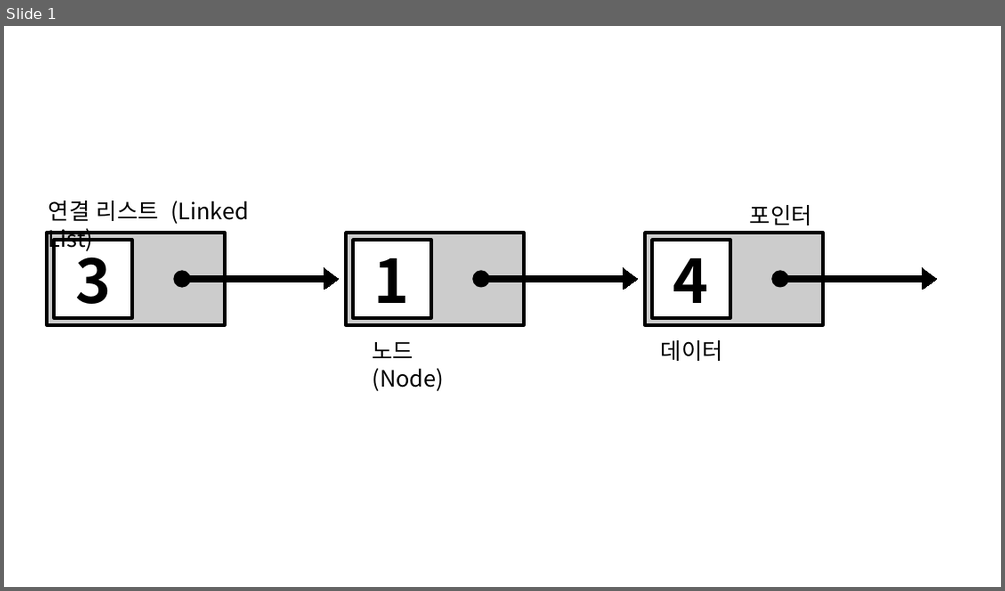
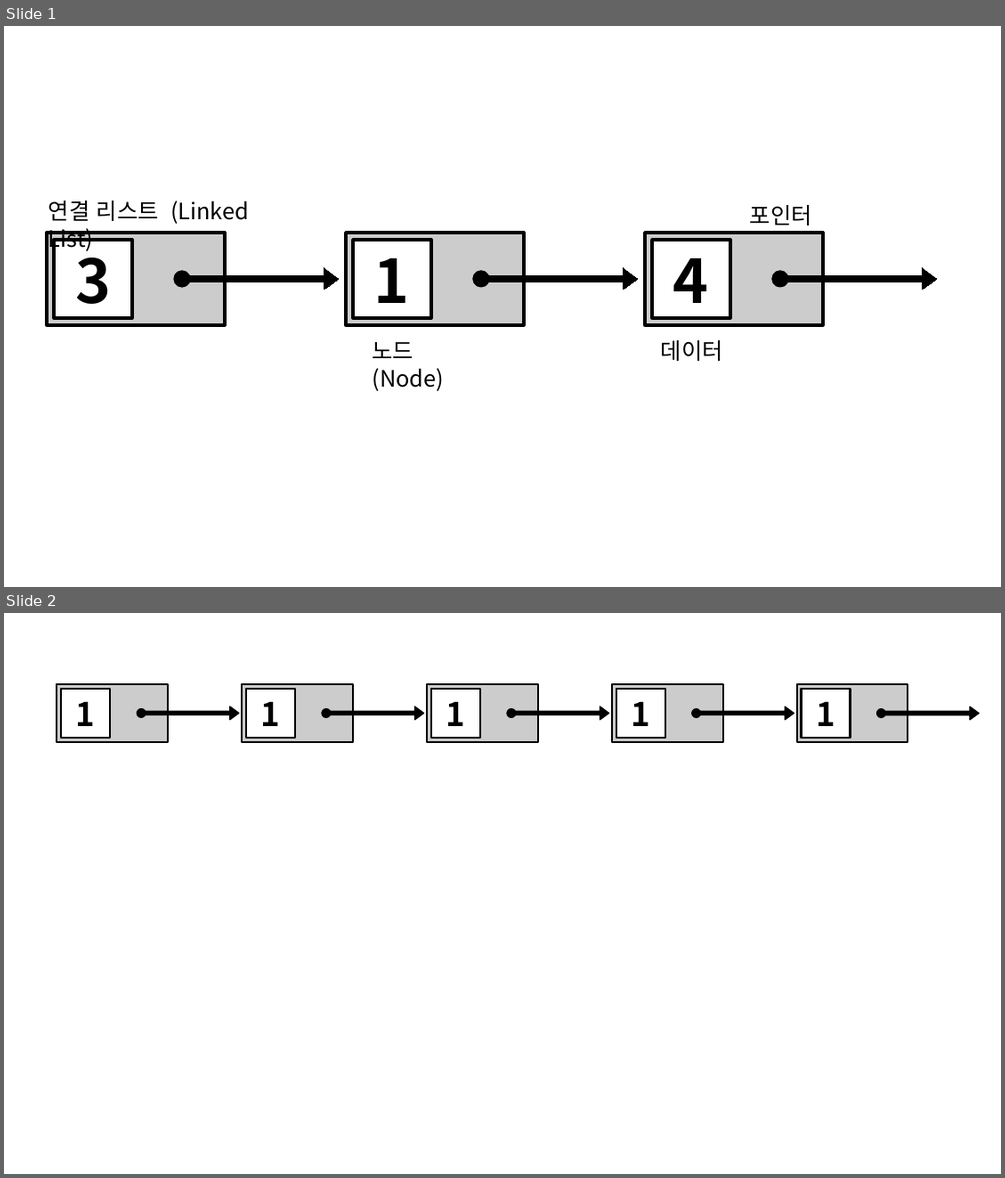
Before and after one commit to MOJAN3543/MOJAN3543.github.io, a slide deck: _posts/DataStructureInC/LinkedList/LinkedListPPT.odp. Shown one above the other, each under a label of ours: slide 1 before the commit, slides 1 and 2 after it. The pictures are 1005x591 and 1005x1178 pixels, drawn with LibreOffice and Linux fonts; fonts in the diff are those of the drawing. Boxes give left, top, right and bottom in pixels: in the first picture for what was removed or moved away, otherwise in the second. Text is boxed around its words. In the diff, an @@ line names an element or a change of style, - is before the commit and + after.

```diff
--- a/_posts/DataStructureInC/LinkedList/LinkedListPPT.odp
+++ b/_posts/DataStructureInC/LinkedList/LinkedListPPT.odp
@@ slide 2 added at <box>4,613,1001,1174</box>, background #FFFFFF @@
@@ rectangle added at <box>57,684,168,742</box>, fill #CCCCCC, outline #000000 1.5 pt @@
@@ rectangle added at <box>61,689,110,738</box>, fill #FFFFFF, outline #000000 1.5 pt, 26 pt, text #000000, bold @@
+1
@@ rectangle added at <box>242,684,353,742</box>, fill #CCCCCC, outline #000000 1.5 pt @@
@@ rectangle added at <box>246,689,295,738</box>, fill #FFFFFF, outline #000000 1.5 pt, 26 pt, text #000000, bold @@
+1
@@ rectangle added at <box>428,684,539,742</box>, fill #CCCCCC, outline #000000 1.5 pt @@
@@ rectangle added at <box>432,689,481,738</box>, fill #FFFFFF, outline #000000 1.5 pt, 26 pt, text #000000, bold @@
+1
@@ rectangle added at <box>612,684,723,742</box>, fill #CCCCCC, outline #000000 1.5 pt @@
@@ rectangle added at <box>616,689,665,738</box>, fill #FFFFFF, outline #000000 1.5 pt, 26 pt, text #000000, bold @@
+1
@@ rectangle added at <box>797,684,908,742</box>, fill #CCCCCC, outline #000000 1.5 pt @@
@@ rectangle added at <box>801,689,850,738</box>, fill #FFFFFF, outline #000000 1.5 pt, 26 pt, text #000000, bold @@
+1
@@ ellipse added at <box>137,709,146,718</box>, fill #000000, outline #000000 0.79 pt @@
@@ right arrow added at <box>141,706,239,720</box>, fill #000000, outline #000000 0.79 pt @@
@@ ellipse added at <box>322,709,331,718</box>, fill #000000, outline #000000 0.79 pt @@
@@ right arrow added at <box>326,706,424,720</box>, fill #000000, outline #000000 0.79 pt @@
@@ ellipse added at <box>507,709,516,718</box>, fill #000000, outline #000000 0.79 pt @@
@@ right arrow added at <box>511,706,609,720</box>, fill #000000, outline #000000 0.79 pt @@
@@ ellipse added at <box>692,709,702,718</box>, fill #000000, outline #000000 0.79 pt @@
@@ right arrow added at <box>696,706,793,720</box>, fill #000000, outline #000000 0.79 pt @@
@@ ellipse added at <box>877,709,886,718</box>, fill #000000, outline #000000 0.79 pt @@
@@ right arrow added at <box>882,706,979,720</box>, fill #000000, outline #000000 0.79 pt @@
```
